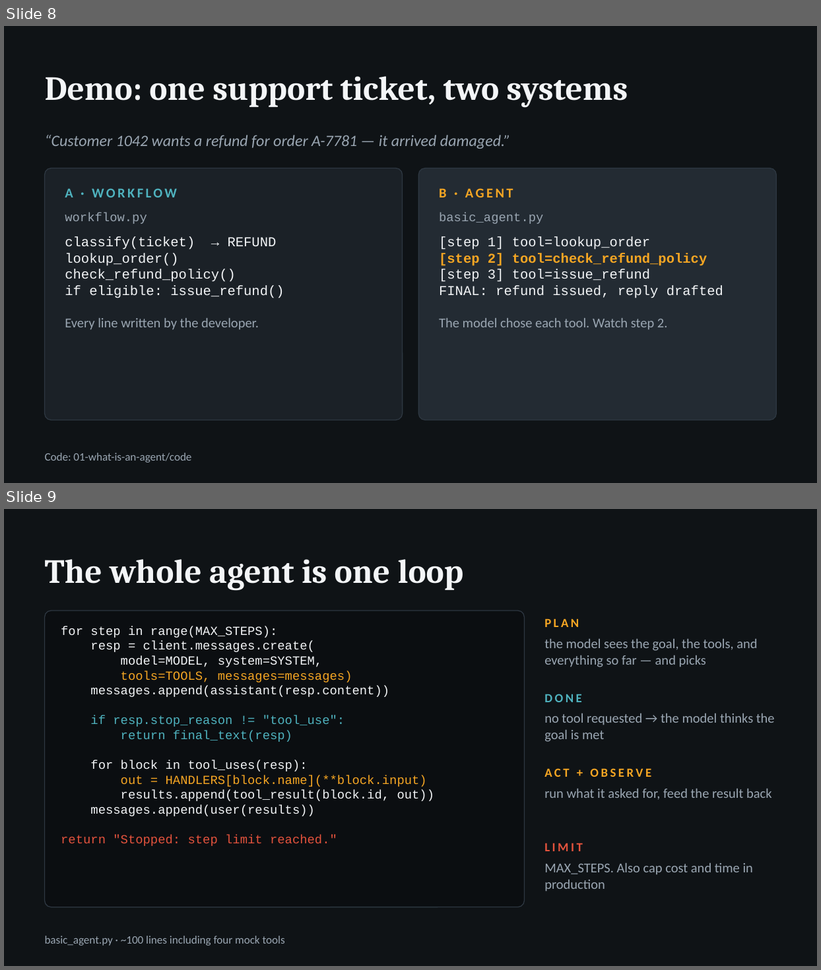
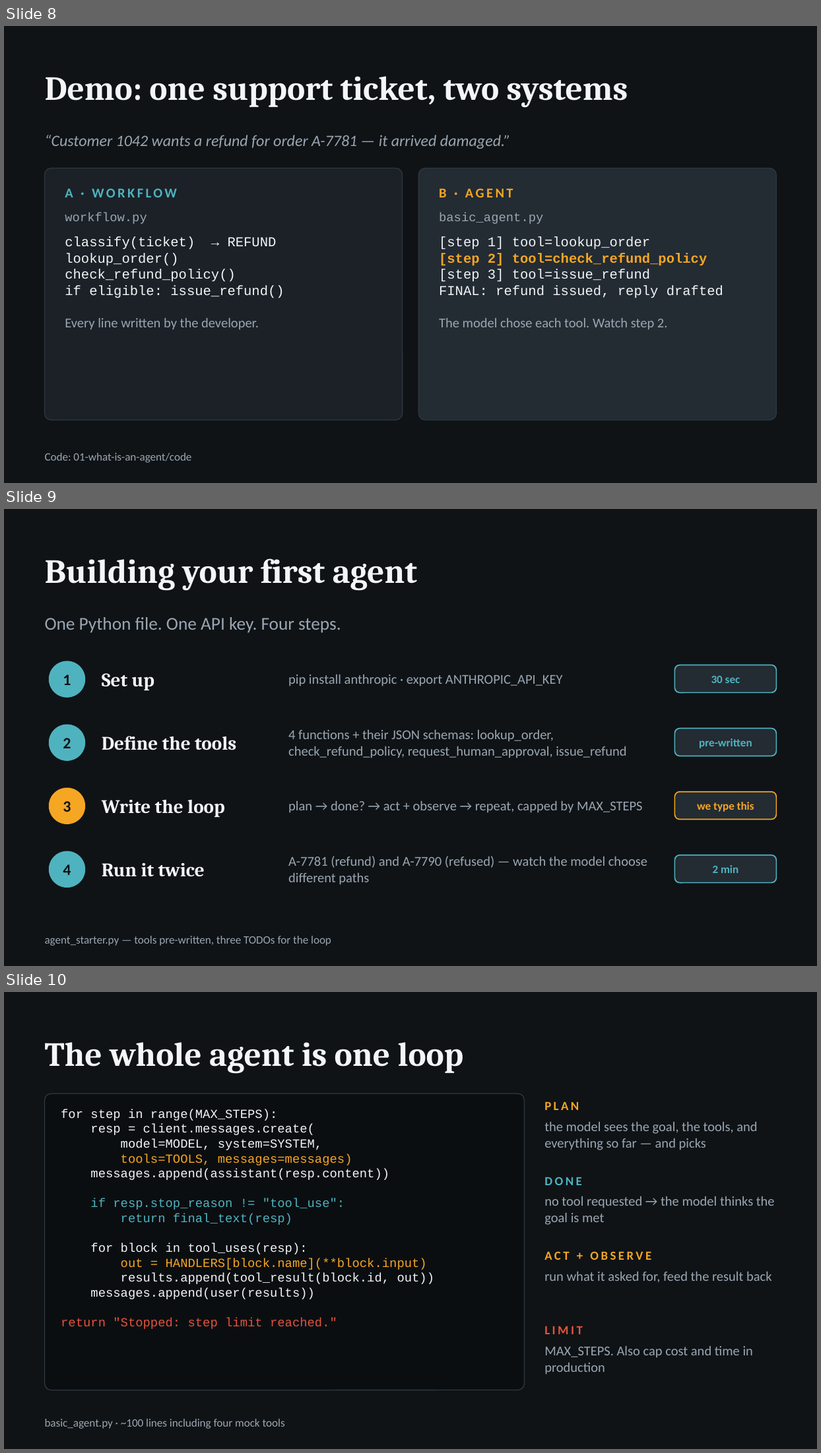
Before and after one commit to harsha47ai/agentic-ai, a slide deck: 01-what-is-an-agent/slides/ep01-what-is-an-agent.pptx. Shown one above the other, each under a label of ours: slides 8 and 9 before the commit, slides 8, 9 and 10 after it. The pictures are 821x970 and 821x1453 pixels, drawn with LibreOffice and Linux fonts; fonts in the diff are those of the drawing. Boxes give left, top, right and bottom in pixels: in the first picture for what was removed or moved away, otherwise in the second. Text is boxed around its words. In the diff, an @@ line names an element or a change of style, - is before the commit and + after.

Commit message:
Episode 1: add 'Building your first agent' slide (15 slides)

```diff
--- a/01-what-is-an-agent/slides/ep01-what-is-an-agent.pptx
+++ b/01-what-is-an-agent/slides/ep01-what-is-an-agent.pptx
@@ slide 9 added at [4,509,817,966], background #0F1316 @@
@@ text added at [45,559,417,591], 30 pt, text #F3F5F7, bold @@
+Building your first agent
@@ text added at [45,617,341,633], 16 pt, text #9AA6B2 @@
+One Python file. One API key. Four steps.
@@ ellipse added at [49,661,85,698], fill #4FB3BF @@
@@ rounded rectangle added at [675,665,776,692], fill #232B33, outline #4FB3BF 1 pt @@
@@ text added at [63,675,71,685], 14 pt, text #0F1316, bold @@
+1
@@ text added at [102,673,154,691], 17 pt, text #F3F5F7, bold @@
+Set up
@@ text added at [288,675,563,687], 12 pt, text #9AA6B2 @@
+pip install anthropic · export ANTHROPIC_API_KEY
@@ text added at [712,676,741,683], 10 pt, text #4FB3BF, bold @@
+30 sec
@@ ellipse added at [49,724,85,761], fill #4FB3BF @@
@@ text added at [63,738,71,749], 14 pt, text #0F1316, bold @@
+2
@@ text added at [102,736,236,751], 17 pt, text #F3F5F7, bold @@
+Define the tools
@@ text added at [288,730,626,758], 12 pt, text #9AA6B2 @@
+4 functions + their JSON schemas: lookup_order, check_refund_policy, request_human_approval, issue_refund
@@ rounded rectangle added at [675,729,776,757], fill #232B33, outline #4FB3BF 1 pt @@
@@ text added at [699,739,752,749], 10 pt, text #4FB3BF, bold @@
+pre-written
@@ ellipse added at [49,788,85,824], fill #F5A623 @@
@@ text added at [63,801,71,812], 14 pt, text #0F1316, bold @@
+3
@@ text added at [102,800,225,817], 17 pt, text #F3F5F7, bold @@
+Write the loop
@@ text added at [288,801,643,813], 12 pt, text #9AA6B2 @@
+plan → done? → act + observe → repeat, capped by MAX_STEPS
@@ rounded rectangle added at [675,792,776,820], fill #232B33, outline #F5A623 1 pt @@
@@ text added at [697,802,754,812], 10 pt, text #F5A623, bold @@
+we type this
@@ ellipse added at [49,852,85,888], fill #4FB3BF @@
@@ text added at [63,865,71,875], 14 pt, text #0F1316, bold @@
+4
@@ text added at [102,863,205,877], 17 pt, text #F3F5F7, bold @@
+Run it twice
@@ text added at [288,856,648,885], 12 pt, text #9AA6B2 @@
+A-7781 (refund) and A-7790 (refused) — watch the model choose different paths
@@ rounded rectangle added at [675,855,776,883], fill #232B33, outline #4FB3BF 1 pt @@
@@ text added at [713,865,739,873], 10 pt, text #4FB3BF, bold @@
+2 min
@@ text added at [45,936,331,946], 10 pt, text #9AA6B2 @@
+agent_starter.py — tools pre-written, three TODOs for the loop
@@ what was slide 9 is now slide 10 @@
```
Also in this commit, not shown: 1 other file.
